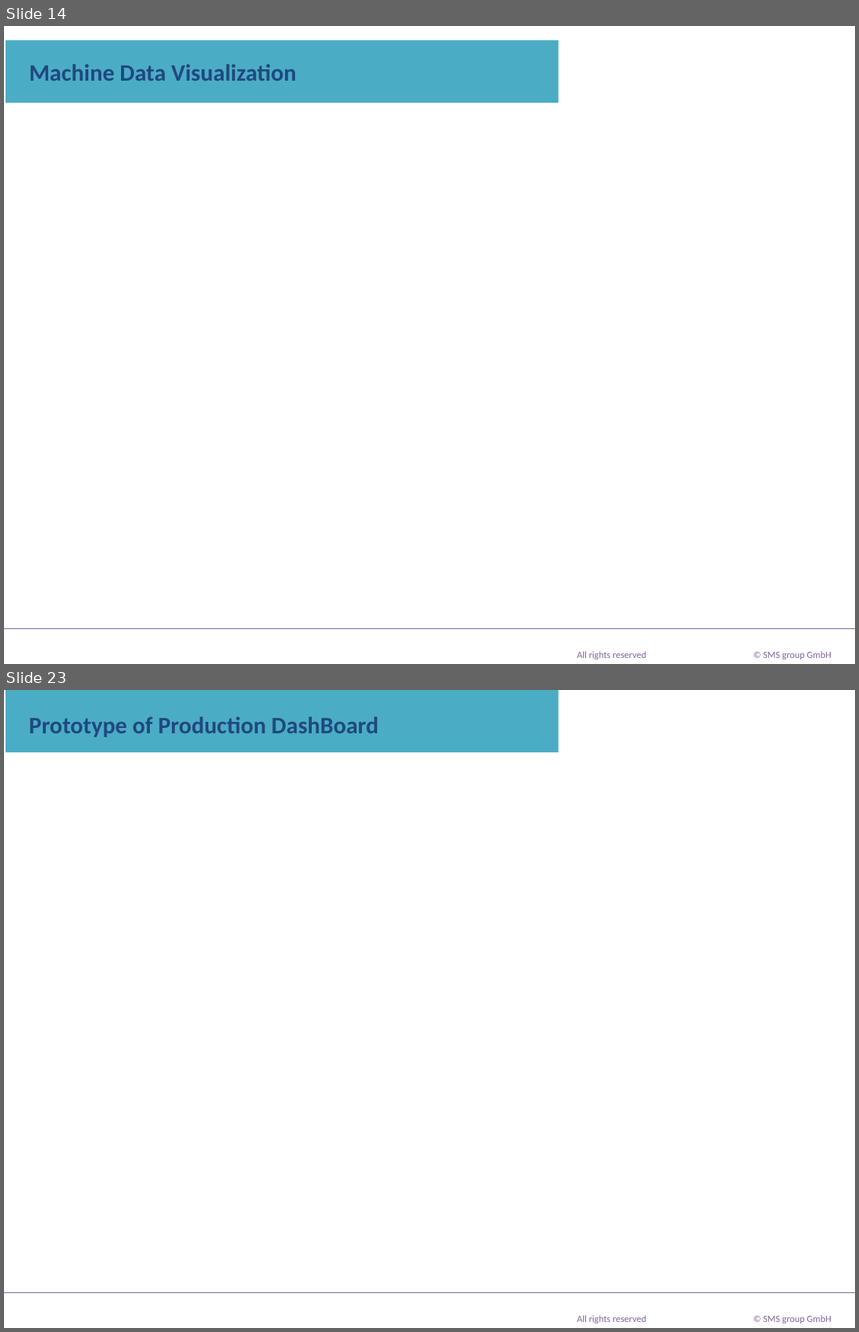
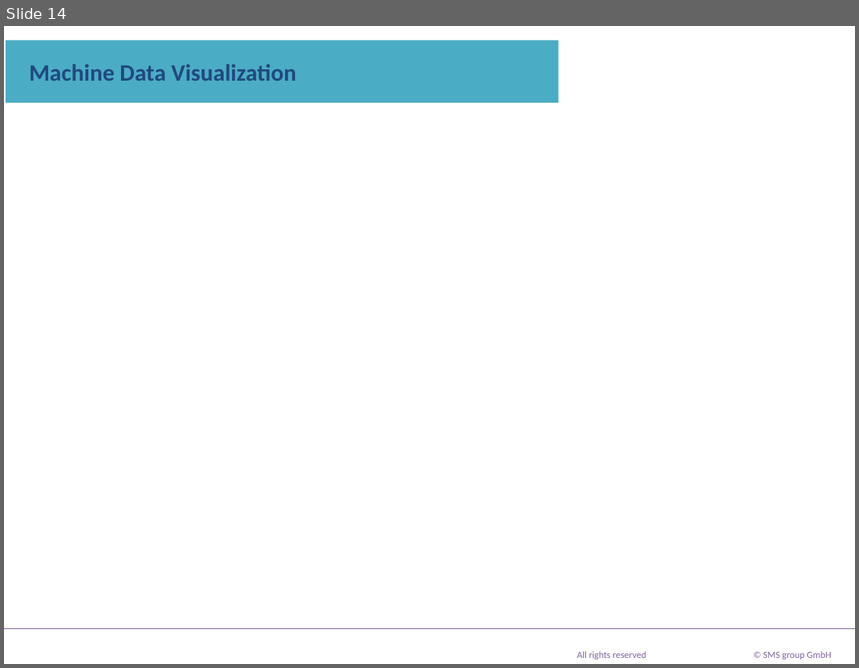
Before and after one commit to mrmanishprasadroy/Dash_Monitoring_Tool, a slide deck: PlotlyDashboard.pptx. Shown one above the other, each under a label of ours: slides 14 and 23 before the commit, slide 14 after it; the slides between them are not shown. The pictures are 859x1332 and 859x668 pixels, drawn with LibreOffice and Linux fonts; fonts in the diff are those of the drawing; background and template pictures are left out. Boxes give left, top, right and bottom in pixels: in the first picture for what was removed or moved away, otherwise in the second. Text is boxed around its words. In the diff, an @@ line names an element or a change of style, - is before the commit and + after.

```diff
--- a/PlotlyDashboard.pptx
+++ b/PlotlyDashboard.pptx
@@ slide 23 removed at [4, 690, 855, 1328], background picture (left out); not listed: 3 template elements that a slide beside it also shows @@
@@ rectangle removed at [6, 690, 559, 752] @@
-Prototype of Production DashBoard
```
Also in this commit, not shown: 1 slide changed, 2 other slides removed, 2 other files.
